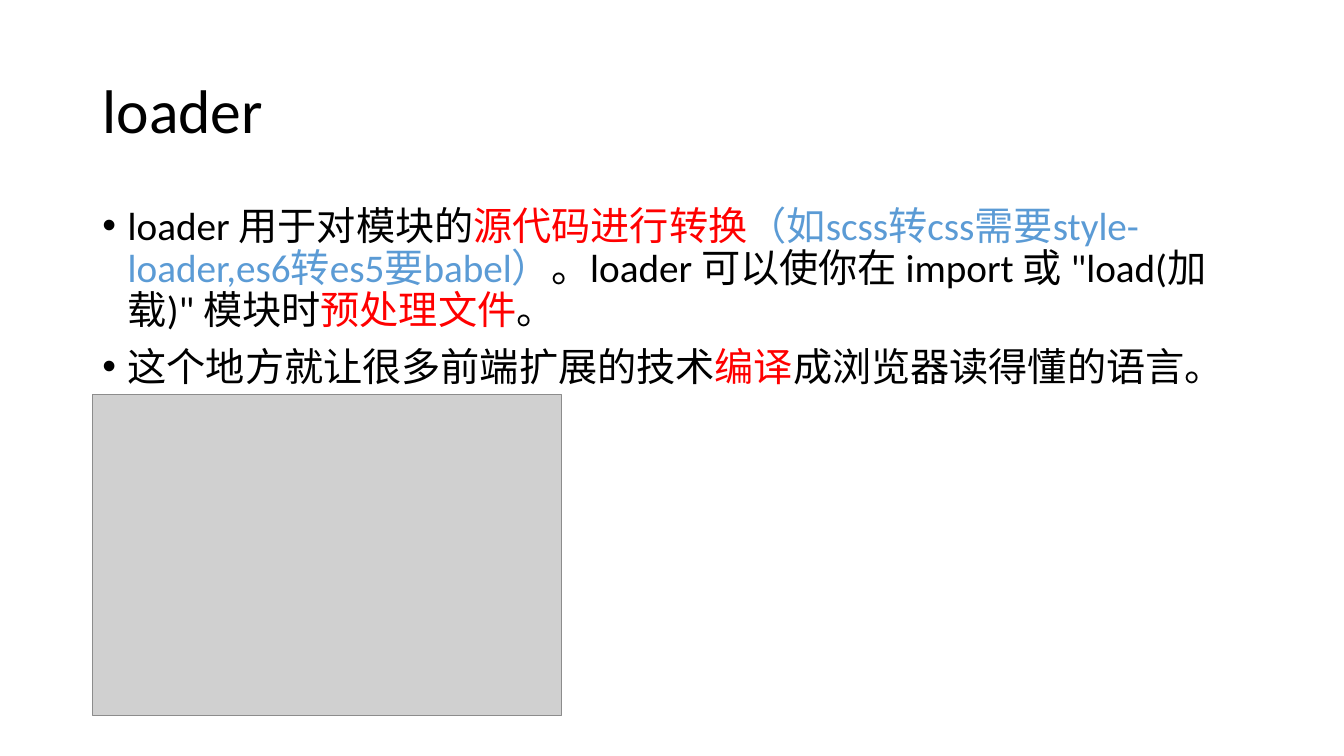
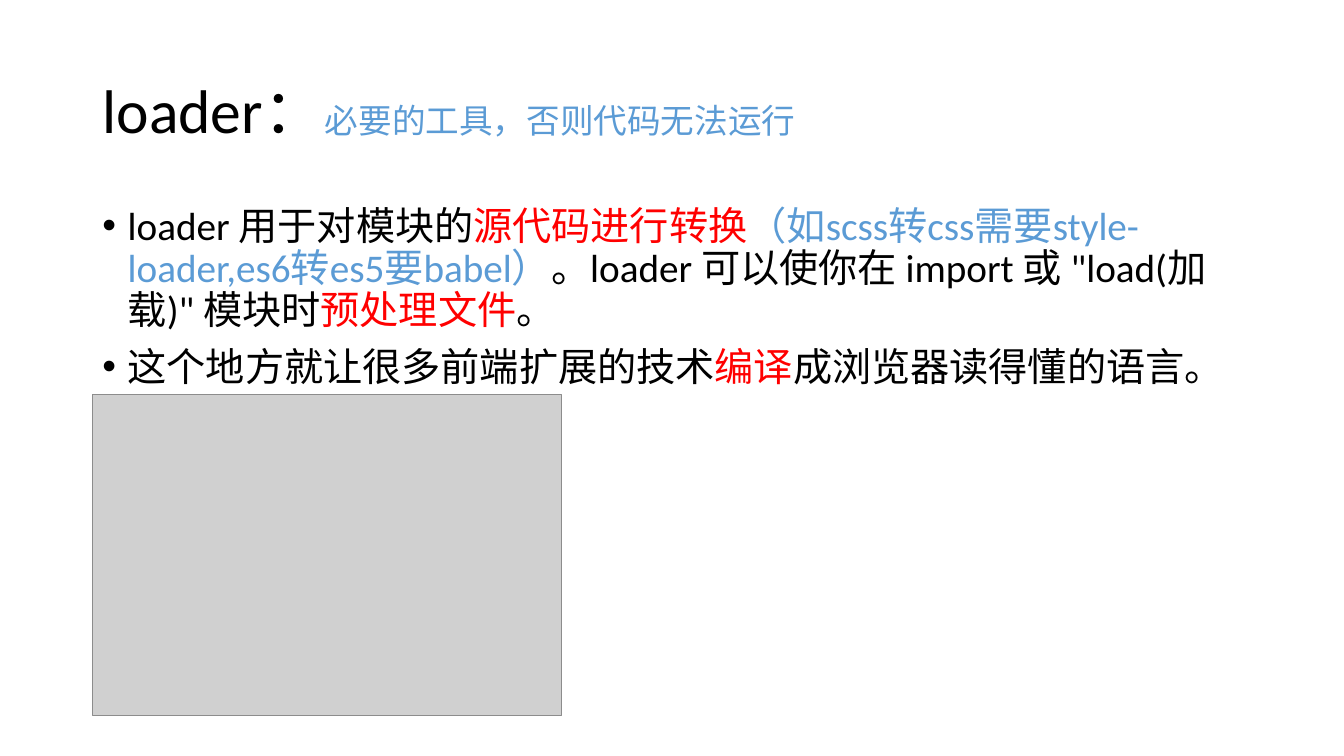
Before and after one commit to Cohen-Wang/workbench, a slide deck: slide 48 of cloud/webpack-ppt/培训 - webpack.pptx (slide 47 before the commit). Drawn at 1344x756 pixels with LibreOffice and Linux fonts; fonts in the diff are those of the drawing; grey boxes stand for pictures. Boxes give left, top, right and bottom in pixels: in the first picture for what was removed or moved away, otherwise in the second. Text is boxed around its words. In the diff, an @@ line names an element or a change of style, - is before the commit and + after.

```diff
--- a/cloud/webpack-ppt/培训 - webpack.pptx
+++ b/cloud/webpack-ppt/培训 - webpack.pptx
@@ title at (x1=102, y1=90, x2=795, y2=137): text changed; size 44 to 24 pt; text colour #000000 to #5B9BD5 @@
-loader
+loader：必要的工具，否则代码无法运行
```
Also in this commit, not shown: 13 other slides changed, 9 slides added, 1 slide removed, 2 other files.
